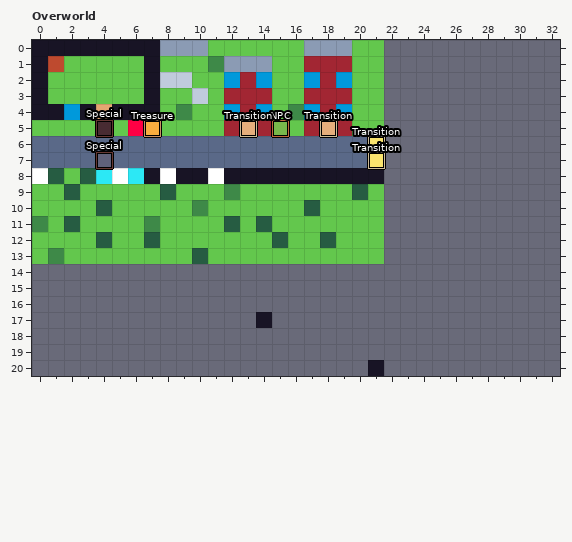
Two versions of a level (LDtk project, maps.ldtk). The picture above is the old version.
Cells are 16x16 px. Shown: Overworld x 0..32, y 0..20.
Once edited:
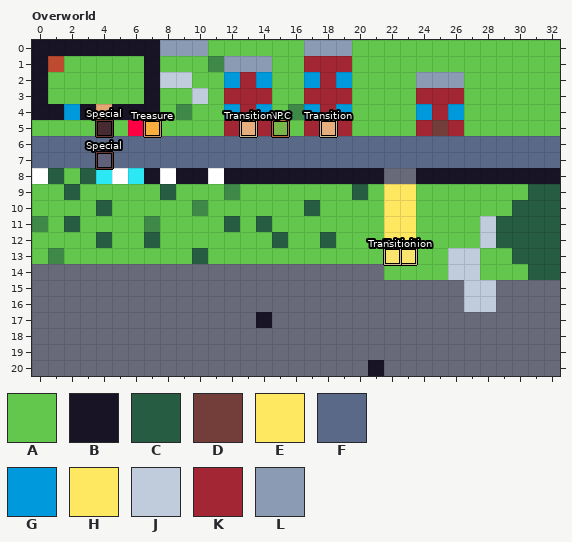
Key: from "Tiles": A 1 "grass", B 2 "wall", C 4 "tree", D 6 "gate", E 9 "stairs_down", F 11 "floor", G 12 "window", H 14 "sand", J 15 "rocks", K 23 "brick", L 24 "cornice".
_ is an empty cell.
Objects are placed by their top-left corner, in cells (3,4 is the top-left corner of cell 3,4); size is 1x1 cell unless given.
The exact change:
Layer "Tiles":
The author put tile A in rows 0 to 1 at x 22 to 32; in rows 2 to 5 at x 22 to 23 and 27 to 32; in row 9 at x 24 to 30; in row 10 at x 24 to 29; in rows 11 to 12 at x 24 to 27; in row 13 at x 24 to 25 and 28 to 29.
The author put tile A in row 14 at x 22 to 25 and 28 to 30.
The author put tile B in row 8 at x 24 to 32.
The author put tile C in row 9 at x 31 to 32; in row 10 at x 30 to 32; in rows 11 to 12 at x 29 to 32; in row 13 at x 30 to 32; in row 14 at x 31 to 32.
The author put tile D in row 5 at x 25.
The author put tile E in row 13 at x 22 to 23.
Tile E becomes tile F in rows 6 to 7 at x 21.
The author put tile F in row 6 at x 22 to 23; in row 7 at x 22.
The author put tile G in row 4 at x 24 and 26.
The author put tile H in rows 9 to 12 at x 22 to 23.
The author put tile J in rows 11 to 12 at x 28; in rows 13 to 14 at x 26 to 27; in rows 15 to 16 at x 27 to 28.
The author put tile K in row 3 at x 24 to 26; in row 4 at x 25; in row 5 at x 24 and 26.
The author put tile L in row 2 at x 24 to 26.
Layer "Entities":
Object "Transition" rectangle at 21,6 becomes "Transition" rectangle at 23,13.
Object "Transition" rectangle at 21,7 becomes "Transition" rectangle at 22,13.
